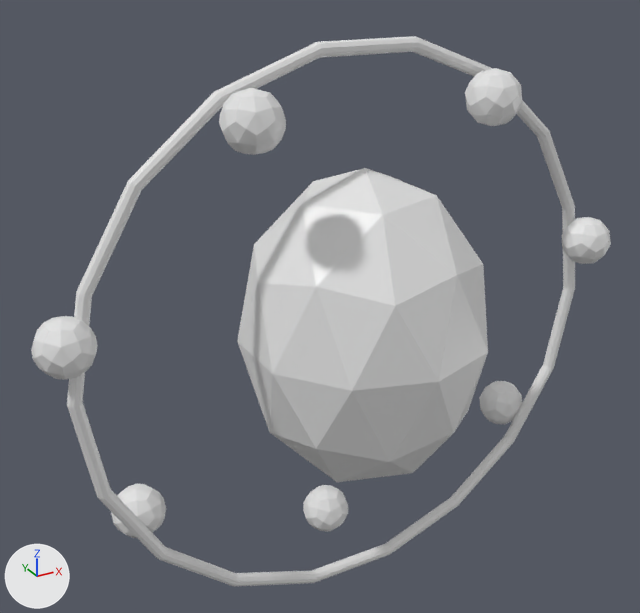
One commit to the OBJ model assets/grove_spirit_core.obj: the scene before it, then after it.
Before and after are seen from a camera (50 mm lens) standing at (-0.497, -0.814, 1.601) and looking at (-0.031, 0.031, 1.179). Every picture has the same lights, and +X, +Y and +Z are marked at lower left. The older version comes first. Where no turn or scale is listed for an object, it has been applied to the vertices. Vertices at exactly the same position are counted once.

In view in the first picture: 'grove_spirit_core'.
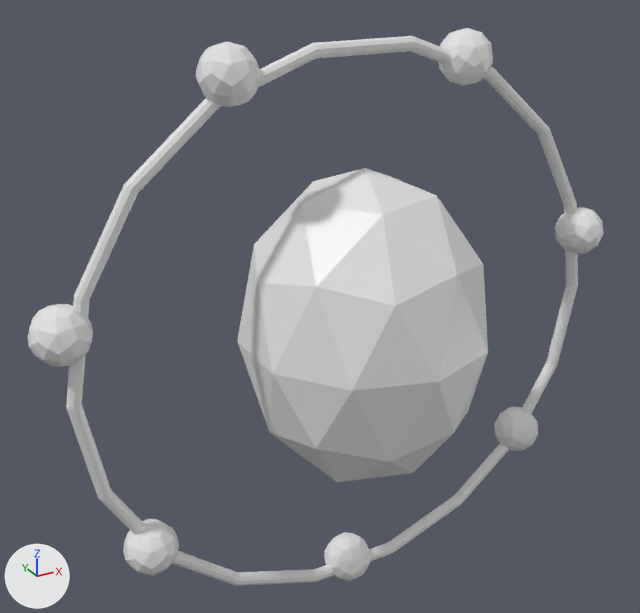
Pixel boxes (x1, y1, x2, y2) of what changed, in the pictures (640 x 613 px):
'grove_spirit_core', reshaped: before (31, 36, 611, 587); after (27, 28, 604, 586)
part 1 of me_grove_spirit_core, added: after (66, 36, 578, 586)
part 2 of me_grove_spirit_core, rebuilt: before (31, 316, 98, 380); after (27, 304, 93, 367)
part 3 of me_grove_spirit_core, rebuilt: before (562, 217, 611, 264); after (555, 207, 604, 254)
part 4 of me_grove_spirit_core, added: after (494, 407, 538, 451)
part 5 of me_grove_spirit_core, added: after (324, 532, 371, 581)
part 6 of me_grove_spirit_core, added: after (123, 519, 179, 575)
part 7 of me_grove_spirit_core, added: after (439, 28, 493, 85)
part 8 of me_grove_spirit_core, added: after (196, 41, 261, 107)
part 9 of me_grove_spirit_core, deleted: before (465, 68, 523, 126)
part 10 of me_grove_spirit_core, deleted: before (219, 88, 286, 155)
part 11 of me_grove_spirit_core, deleted: before (303, 485, 348, 532)
part 12 of me_grove_spirit_core, deleted: before (67, 36, 575, 587)

Diff of the bpy script that builds the scene:
```diff
--- a/assets/grove_spirit_core.obj.py
+++ b/assets/grove_spirit_core.obj.py
@@ me_grove_spirit_core @@
 # used by ob_grove_spirit_core; location = (0.0, 0.0, 0.0)
-me_grove_spirit_core.from_pydata(...)  # 917 vertices, 1798 faces; spans x -0.37..0.368, y -0.155..0.145, z 0.799..1.486
+me_grove_spirit_core.from_pydata(...)  # 905 vertices, 1774 faces; spans x -0.37..0.368, y -0.155..0.145, z 0.784..1.493
+# me_grove_spirit_core part 1: a new loose piece, a torus around y (ring radius 0.34, tube radius 0.008) spanning x -0.343..0.353, y -0.005..0.011, z 0.8..1.485, in mat_core (white #e7e7e7)
+# me_grove_spirit_core part 2: the loose piece of 94 vertices spanning x -0.37..-0.308, y -0.04..0.023, z 1.183..1.246 is rebuilt with 78 vertices and now spans x -0.37..-0.308, y -0.027..0.036, z 1.191..1.254
+# me_grove_spirit_core part 3: the loose piece of 76 vertices spanning x 0.305..0.368, y -0.052..0.011, z 1.183..1.246 is rebuilt with 80 vertices and now spans x 0.305..0.368, y -0.037..0.026, z 1.193..1.256
+# me_grove_spirit_core part 4: a new loose piece of 90 vertices spanning x 0.241..0.303, y -0.027..0.035, z 0.904..0.967, in mat_core (white #e7e7e7)
+# me_grove_spirit_core part 5: a new loose piece of 90 vertices spanning x -0.034..0.029, y -0.025..0.038, z 0.784..0.847, in mat_core (white #e7e7e7)
+# me_grove_spirit_core part 6: a new loose piece of 86 vertices spanning x -0.3..-0.238, y -0.03..0.033, z 0.907..0.97, in mat_core (white #e7e7e7)
+# me_grove_spirit_core part 7: a new loose piece of 84 vertices spanning x 0.11..0.173, y -0.025..0.038, z 1.426..1.489, in mat_core (white #e7e7e7)
+# me_grove_spirit_core part 8: a new loose piece of 79 vertices spanning x -0.181..-0.119, y -0.032..0.031, z 1.43..1.493, in mat_core (white #e7e7e7)
+# me_grove_spirit_core part 9: the loose piece of 89 vertices spanning x 0.11..0.173, y -0.079..-0.016, z 1.39..1.453 is deleted
+# me_grove_spirit_core part 10: the loose piece of 85 vertices spanning x -0.181..-0.119, y -0.085..-0.022, z 1.394..1.457 is deleted
+# me_grove_spirit_core part 11: the loose piece of 82 vertices spanning x -0.034..0.029, y 0.035..0.098, z 0.824..0.887 is deleted
+# me_grove_spirit_core part 12: 407 vertices removed from x -0.343..0.353, y -0.009..0.072, z 0.799..1.486
 me_grove_spirit_core.materials.append(mat_core)
```
